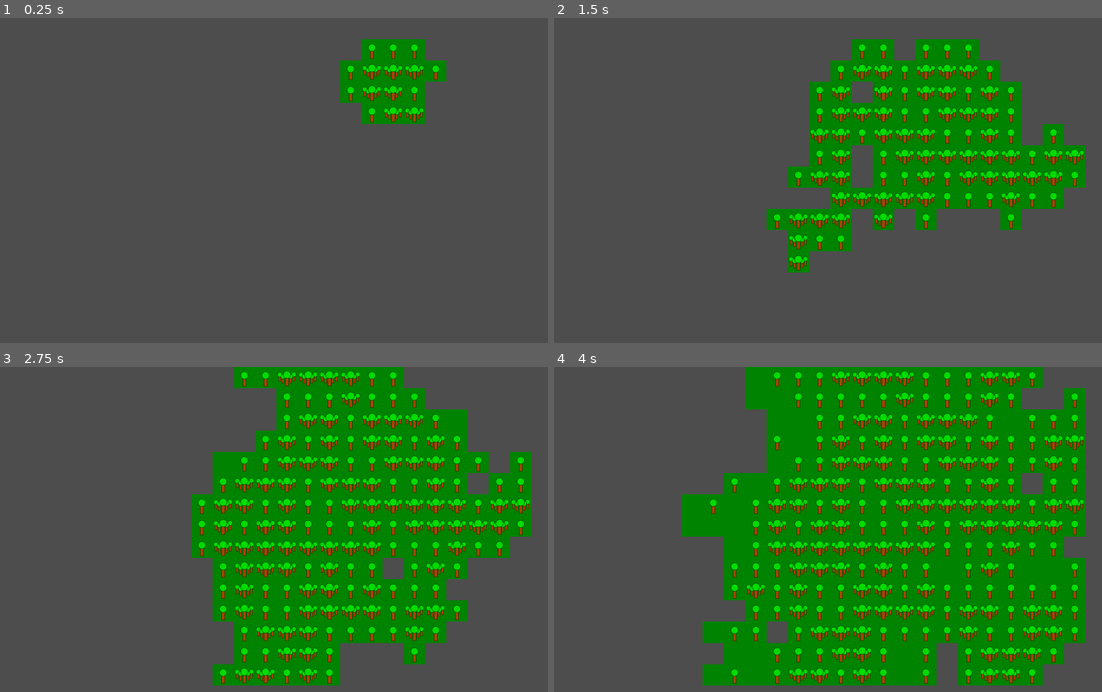
Above: before the commit, frames 1-4 (two rows, left to right).
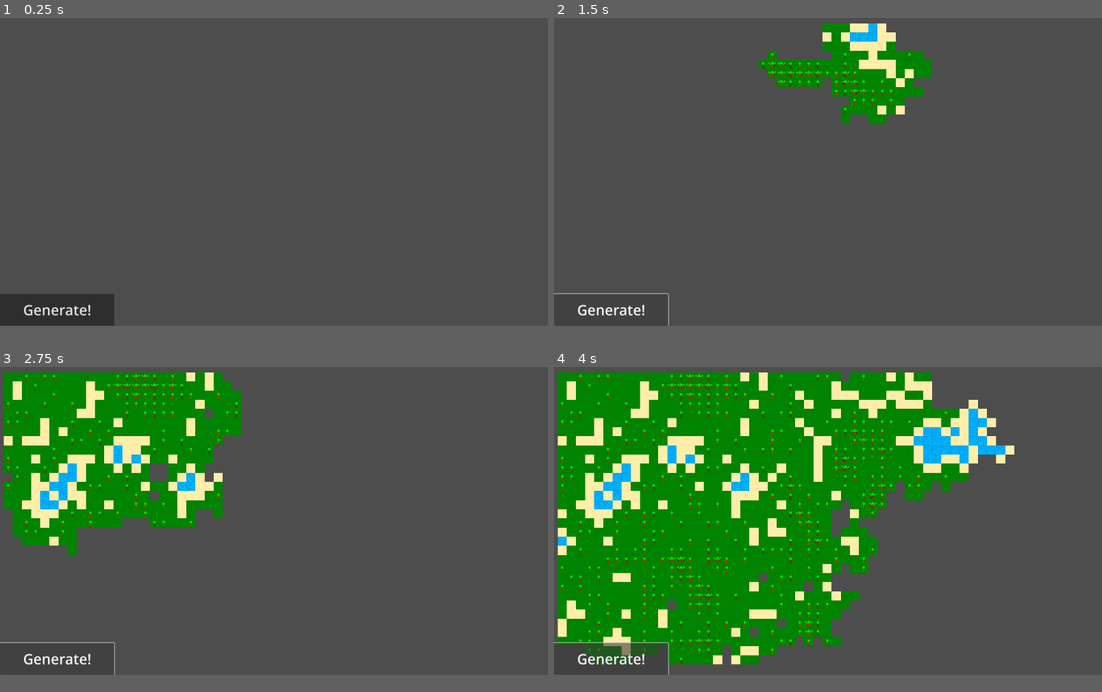
Above: after the commit, the same moments.

Repository: JomberR/Wave-Function-Collapse
Game: Godot game, scene res://Levels/Test_Level.tscn
Same seed, same stepped clock (60 frames per second), same inputs: the game is played once before the commit and once after it.
Inputs (mouse positions are in pixels of both pictures, inside the frame that each line leads up to):
- Up to frame 1 (0.25 s): no input
- Up to frame 2 (1.5 s): click (608, 326) at 0.5 s, where only the run after the commit has a clickable "Generate!"; click (608, 326) at 1.25 s, where only the run after the commit has a clickable "Generate!"
- Up to frame 3 (2.75 s): click (54, 675) at 2 s, where only the run after the commit has a clickable "Generate!"
- Up to frame 4 (4 s): no input
In our replay, the window is 800x475 before the commit and 800x450 after it. These sizes can differ from the game's own. Grey fills any space a smaller window leaves; there, only what the larger window draws over its background counts as a difference.

The runs differ from the first frame. In frame 1, 5.8% of the frame differs, in the area x 0-82%, y 6-95%; in frame 2, 24%; in frame 3, 61%; in frame 4, 74%, in the area x 0-97%, y 0-99%.

Commit message:
Bigger map and generate button

Diff:
--- a/Levels/Test_Level.tscn
+++ b/Levels/Test_Level.tscn
@@ -1,7 +1,20 @@
-[gd_scene load_steps=2 format=3 uid="uid://il8t8120gfqy"]
+[gd_scene load_steps=3 format=3 uid="uid://b1vjh40f8nybo"]
 
 [ext_resource type="PackedScene" uid="uid://dqa0txoerra4d" path="res://Wave_Function_Collapse/Generic/Wave_Function_Collapse_Generic.tscn" id="1_t4lt5"]
+[ext_resource type="PackedScene" uid="uid://cdr7dknvmqpb1" path="res://Wave_Function_Collapse/UI/UI_Wave_Function_Collapse_Generator.tscn" id="2_r50el"]
 
 [node name="Test_Level" type="Node2D"]
 
 [node name="Wave_Function_Collapse_Generic" parent="." instance=ExtResource("1_t4lt5")]
+position = Vector2(3, 10)
+height = 32
+width = 58
+tiles_to_place = 10
+
+[node name="Camera2D" type="Camera2D" parent="."]
+position = Vector2(1897, 1052)
+zoom = Vector2(0.5, 0.5)
+
+[node name="UI_Wave_Function_Collapse_Generator" parent="." instance=ExtResource("2_r50el")]
+
+[connection signal="generate_wave_function" from="UI_Wave_Function_Collapse_Generator" to="Wave_Function_Collapse_Generic" method="generate_map"]
--- /dev/null
+++ b/Scripts/Wave_Function_Collapse/UI/UI_WFC_Gen.gd
@@ -0,0 +1,6 @@
+extends CanvasLayer
+
+signal generate_wave_function
+
+func _on_generate_pressed():
+	emit_signal("generate_wave_function")
--- a/Scripts/Wave_Function_Collapse/Wave_Cell.gd
+++ b/Scripts/Wave_Function_Collapse/Wave_Cell.gd
@@ -36,13 +36,13 @@
 
 #Remember a POSITIVE y value is DOWN
 func _is_adjacent(foreign_location: Vector2i) -> bool:
-	var north_west = location + Vector2i(-1, -1)
+	#var north_west = location + Vector2i(-1, -1)
 	var north = location + Vector2i(0, -1)
-	var north_east = location + Vector2i(1, -1)
+	#var north_east = location + Vector2i(1, -1)
 	var east = location + Vector2i(1, 0)
-	var south_east = location + Vector2i(1, 1)
+	#var south_east = location + Vector2i(1, 1)
 	var south = location + Vector2i(0, 1)
-	var south_west = location + Vector2i(-1, 1)
+	#var south_west = location + Vector2i(-1, 1)
 	var west = location + Vector2i(-1, 0)
 
 #	match foreign_location:
--- a/Scripts/Wave_Function_Collapse/Wave_Function_Collapse.gd
+++ b/Scripts/Wave_Function_Collapse/Wave_Function_Collapse.gd
@@ -8,26 +8,38 @@
 @export var wave_cell: PackedScene
 
 @export var placement_delay: float = .01
+@export var tiles_to_place: int = 1
 
 var _wave_cells: Array = []
 var _delay: float
+var _is_generating: bool = false
 
 # Called when the node enters the scene tree for the first time.
 func _ready():
-	#_populate_random_tilemap()
+#	_populate_cells(wave_cell)
+#	_collapse_random_cell()
+	_delay = placement_delay
+
+func generate_map():
+	tileMap.clear()
+	_wave_cells.clear()
+
 	_populate_cells(wave_cell)
-#	while _wave_cells.size() > 0:
-#		_collapse_cell()
-	_delay = placement_delay
+	_collapse_random_cell()
+	_is_generating = true
 
 # Called every frame. 'delta' is the elapsed time since the previous frame.
 func _process(delta):
 	_delay -= delta
 
 	if(_delay <= 0):
-		_delay = placement_delay;
-		if(_wave_cells.size() > 0):
-			_collapse_cell()
+		_delay = placement_delay
+
+		if(_is_generating):
+			for i in tiles_to_place:
+				_collapse_cell()
+			if(_wave_cells.size() <= 0):
+				_is_generating = false
 
 func _populate_random_tilemap():
 	for x in width:
--- a/TileMaps/TileMap_Generic.tscn
+++ b/TileMaps/TileMap_Generic.tscn
@@ -1,79 +1,144 @@
-[gd_scene load_steps=3 format=2]
+[gd_scene load_steps=8 format=3 uid="uid://bijg8rjxwbs60"]
 
-[ext_resource path="res://TileMaps/TileMap_Images/TileMap_Generic.svg" type="Texture2D" id=1]
+[ext_resource type="Texture2D" uid="uid://jsy5vy7v2jxl" path="res://TileMaps/TileMap_Images/TileMap_Generic.svg" id="1"]
 
-[sub_resource type="TileSet" id=1]
-0/name = "TileMap_Generic.svg 0"
-0/texture = ExtResource( 1 )
-0/tex_offset = Vector2( 0, 0 )
-0/modulate = Color( 1, 1, 1, 1 )
-0/region = Rect2( 0, 0, 64, 64 )
-0/tile_mode = 0
-0/occluder_offset = Vector2( 0, 0 )
-0/navigation_offset = Vector2( 0, 0 )
-0/shape_offset = Vector2( 0, 0 )
-0/shape_transform = Transform2D( 1, 0, 0, 1, 0, 0 )
-0/shape_one_way = false
-0/shape_one_way_margin = 0.0
-0/shapes = [  ]
-0/z_index = 0
-1/name = "TileMap_Generic.svg 1"
-1/texture = ExtResource( 1 )
-1/tex_offset = Vector2( 0, 0 )
-1/modulate = Color( 1, 1, 1, 1 )
-1/region = Rect2( 64, 0, 64, 64 )
-1/tile_mode = 0
-1/occluder_offset = Vector2( 0, 0 )
-1/navigation_offset = Vector2( 0, 0 )
-1/shape_offset = Vector2( 0, 0 )
-1/shape_transform = Transform2D( 1, 0, 0, 1, 0, 0 )
-1/shape_one_way = false
-1/shape_one_way_margin = 0.0
-1/shapes = [  ]
-1/z_index = 0
-2/name = "TileMap_Generic.svg 2"
-2/texture = ExtResource( 1 )
-2/tex_offset = Vector2( 0, 0 )
-2/modulate = Color( 1, 1, 1, 1 )
-2/region = Rect2( 128, 0, 64, 64 )
-2/tile_mode = 0
-2/occluder_offset = Vector2( 0, 0 )
-2/navigation_offset = Vector2( 0, 0 )
-2/shape_offset = Vector2( 0, 0 )
-2/shape_transform = Transform2D( 1, 0, 0, 1, 0, 0 )
-2/shape_one_way = false
-2/shape_one_way_margin = 0.0
-2/shapes = [  ]
-2/z_index = 0
-3/name = "TileMap_Generic.svg 3"
-3/texture = ExtResource( 1 )
-3/tex_offset = Vector2( 0, 0 )
-3/modulate = Color( 1, 1, 1, 1 )
-3/region = Rect2( 192, 0, 64, 64 )
-3/tile_mode = 0
-3/occluder_offset = Vector2( 0, 0 )
-3/navigation_offset = Vector2( 0, 0 )
-3/shape_offset = Vector2( 0, 0 )
-3/shape_transform = Transform2D( 1, 0, 0, 1, 0, 0 )
-3/shape_one_way = false
-3/shape_one_way_margin = 0.0
-3/shapes = [  ]
-3/z_index = 0
-4/name = "TileMap_Generic.svg 4"
-4/texture = ExtResource( 1 )
-4/tex_offset = Vector2( 0, 0 )
-4/modulate = Color( 1, 1, 1, 1 )
-4/region = Rect2( 0, 64, 64, 64 )
-4/tile_mode = 0
-4/occluder_offset = Vector2( 0, 0 )
-4/navigation_offset = Vector2( 0, 0 )
-4/shape_offset = Vector2( 0, 0 )
-4/shape_transform = Transform2D( 1, 0, 0, 1, 0, 0 )
-4/shape_one_way = false
-4/shape_one_way_margin = 0.0
-4/shapes = [  ]
-4/z_index = 0
+[sub_resource type="TileSetAtlasSource" id="TileSetAtlasSource_5e6ct"]
+texture = ExtResource("1")
+texture_region_size = Vector2i(64, 64)
+0:0/next_alternative_id = 8
+0:0/0 = 0
+0:0/1 = 1
+0:0/1/flip_h = true
+0:0/2 = 2
+0:0/2/flip_v = true
+0:0/3 = 3
+0:0/3/flip_h = true
+0:0/3/flip_v = true
+0:0/4 = 4
+0:0/4/transpose = true
+0:0/5 = 5
+0:0/5/flip_h = true
+0:0/5/transpose = true
+0:0/6 = 6
+0:0/6/flip_v = true
+0:0/6/transpose = true
+0:0/7 = 7
+0:0/7/flip_h = true
+0:0/7/flip_v = true
+0:0/7/transpose = true
+
+[sub_resource type="TileSetAtlasSource" id="TileSetAtlasSource_bdufg"]
+texture = ExtResource("1")
+margins = Vector2i(64, 0)
+texture_region_size = Vector2i(64, 64)
+0:0/next_alternative_id = 8
+0:0/0 = 0
+0:0/1 = 1
+0:0/1/flip_h = true
+0:0/2 = 2
+0:0/2/flip_v = true
+0:0/3 = 3
+0:0/3/flip_h = true
+0:0/3/flip_v = true
+0:0/4 = 4
+0:0/4/transpose = true
+0:0/5 = 5
+0:0/5/flip_h = true
+0:0/5/transpose = true
+0:0/6 = 6
+0:0/6/flip_v = true
+0:0/6/transpose = true
+0:0/7 = 7
+0:0/7/flip_h = true
+0:0/7/flip_v = true
+0:0/7/transpose = true
+
+[sub_resource type="TileSetAtlasSource" id="TileSetAtlasSource_nuojc"]
+texture = ExtResource("1")
+margins = Vector2i(128, 0)
+texture_region_size = Vector2i(64, 64)
+0:0/next_alternative_id = 8
+0:0/0 = 0
+0:0/1 = 1
+0:0/1/flip_h = true
+0:0/2 = 2
+0:0/2/flip_v = true
+0:0/3 = 3
+0:0/3/flip_h = true
+0:0/3/flip_v = true
+0:0/4 = 4
+0:0/4/transpose = true
+0:0/5 = 5
+0:0/5/flip_h = true
+0:0/5/transpose = true
+0:0/6 = 6
+0:0/6/flip_v = true
+0:0/6/transpose = true
+0:0/7 = 7
+0:0/7/flip_h = true
+0:0/7/flip_v = true
+0:0/7/transpose = true
+
+[sub_resource type="TileSetAtlasSource" id="TileSetAtlasSource_5sq7y"]
+texture = ExtResource("1")
+margins = Vector2i(192, 0)
+texture_region_size = Vector2i(64, 64)
+0:0/next_alternative_id = 8
+0:0/0 = 0
+0:0/1 = 1
+0:0/1/flip_h = true
+0:0/2 = 2
+0:0/2/flip_v = true
+0:0/3 = 3
+0:0/3/flip_h = true
+0:0/3/flip_v = true
+0:0/4 = 4
+0:0/4/transpose = true
+0:0/5 = 5
+0:0/5/flip_h = true
+0:0/5/transpose = true
+0:0/6 = 6
+0:0/6/flip_v = true
+0:0/6/transpose = true
+0:0/7 = 7
+0:0/7/flip_h = true
+0:0/7/flip_v = true
+0:0/7/transpose = true
+
+[sub_resource type="TileSetAtlasSource" id="TileSetAtlasSource_m3m17"]
+texture = ExtResource("1")
+margins = Vector2i(0, 64)
+texture_region_size = Vector2i(64, 64)
+0:0/next_alternative_id = 8
+0:0/0 = 0
+0:0/1 = 1
+0:0/1/flip_h = true
+0:0/2 = 2
+0:0/2/flip_v = true
+0:0/3 = 3
+0:0/3/flip_h = true
+0:0/3/flip_v = true
+0:0/4 = 4
+0:0/4/transpose = true
+0:0/5 = 5
+0:0/5/flip_h = true
+0:0/5/transpose = true
+0:0/6 = 6
+0:0/6/flip_v = true
+0:0/6/transpose = true
+0:0/7 = 7
+0:0/7/flip_h = true
+0:0/7/flip_v = true
+0:0/7/transpose = true
+
+[sub_resource type="TileSet" id="1"]
+tile_size = Vector2i(64, 64)
+sources/0 = SubResource("TileSetAtlasSource_5e6ct")
+sources/1 = SubResource("TileSetAtlasSource_bdufg")
+sources/2 = SubResource("TileSetAtlasSource_nuojc")
+sources/3 = SubResource("TileSetAtlasSource_5sq7y")
+sources/4 = SubResource("TileSetAtlasSource_m3m17")
 
 [node name="TileMap_Generic" type="TileMap"]
-tile_set = SubResource( 1 )
-format = 1
+tile_set = SubResource("1")
+format = 2
--- a/Wave_Function_Collapse/Generic/Tiles/Wave_Tile_Generic_Forest.tres
+++ b/Wave_Function_Collapse/Generic/Tiles/Wave_Tile_Generic_Forest.tres
@@ -5,6 +5,6 @@
 [resource]
 script = ExtResource("1_mcqca")
 tile_name = "forest"
-weight = 8
+weight = 6
 source_id = 2
 valid_neighbors = Array[String](["forest", "tree"])
--- a/Wave_Function_Collapse/Generic/Tiles/Wave_Tile_Generic_Grass.tres
+++ b/Wave_Function_Collapse/Generic/Tiles/Wave_Tile_Generic_Grass.tres
@@ -5,6 +5,6 @@
 [resource]
 script = ExtResource("1_yni2h")
 tile_name = "grass"
-weight = 12
+weight = 15
 source_id = 0
 valid_neighbors = Array[String](["grass", "tree", "sand"])
--- a/Wave_Function_Collapse/Generic/Wave_Cell_Generic.tscn
+++ b/Wave_Function_Collapse/Generic/Wave_Cell_Generic.tscn
@@ -9,4 +9,4 @@
 
 [node name="Wave_Cell_Generic" type="Node2D"]
 script = ExtResource("1_jjmix")
-possible_tiles_resources = Array[Resource]([ExtResource("2_5ktya"), ExtResource("3_hmraf"), ExtResource("4_u25fk"), ExtResource("5_els0i"), ExtResource("6_y8w2i")])
+possible_tiles_resources = Array[Resource("res://Scripts/Wave_Function_Collapse/Wave_Tile.gd")]([ExtResource("2_5ktya"), ExtResource("3_hmraf"), ExtResource("4_u25fk"), ExtResource("5_els0i"), ExtResource("6_y8w2i")])
--- a/Wave_Function_Collapse/Generic/Wave_Function_Collapse_Generic.tscn
+++ b/Wave_Function_Collapse/Generic/Wave_Function_Collapse_Generic.tscn
@@ -10,6 +10,5 @@
 wave_cell = ExtResource("2_0q6vn")
 
 [node name="TileMap_Generic" parent="." instance=ExtResource("1")]
-format = 2
 
 [node name="Wave_Cell_Generic" parent="." instance=ExtResource("2_0q6vn")]
--- /dev/null
+++ b/Wave_Function_Collapse/UI/UI_Wave_Function_Collapse_Generator.tscn
@@ -0,0 +1,28 @@
+[gd_scene load_steps=2 format=3 uid="uid://cdr7dknvmqpb1"]
+
+[ext_resource type="Script" path="res://Scripts/Wave_Function_Collapse/UI/UI_WFC_Gen.gd" id="1_lh52v"]
+
+[node name="UI_Wave_Function_Collapse_Generator" type="CanvasLayer"]
+script = ExtResource("1_lh52v")
+
+[node name="Control" type="Control" parent="."]
+layout_mode = 3
+anchors_preset = 0
+offset_right = 1920.0
+offset_bottom = 1080.0
+
+[node name="MarginContainer" type="MarginContainer" parent="Control"]
+layout_mode = 1
+anchors_preset = 2
+anchor_top = 1.0
+anchor_bottom = 1.0
+offset_top = -112.0
+offset_right = 400.0
+grow_vertical = 0
+
+[node name="Button" type="Button" parent="Control/MarginContainer"]
+layout_mode = 2
+theme_override_font_sizes/font_size = 50
+text = "Generate!"
+
+[connection signal="pressed" from="Control/MarginContainer/Button" to="." method="_on_generate_pressed"]
--- a/project.godot
+++ b/project.godot
@@ -17,8 +17,11 @@
 
 [display]
 
-window/size/viewport_width=1650
-window/size/viewport_height=980
+window/size/viewport_width=1920
+window/size/viewport_height=1080
+window/size/mode=3
+window/stretch/mode="viewport"
+window/stretch/aspect="expand"
 
 [editor]
 
Not shown: 1 places in Wave_Function_Collapse/Generic/Wave_Function_Collapse_Generic.tscn that only renumber resources
